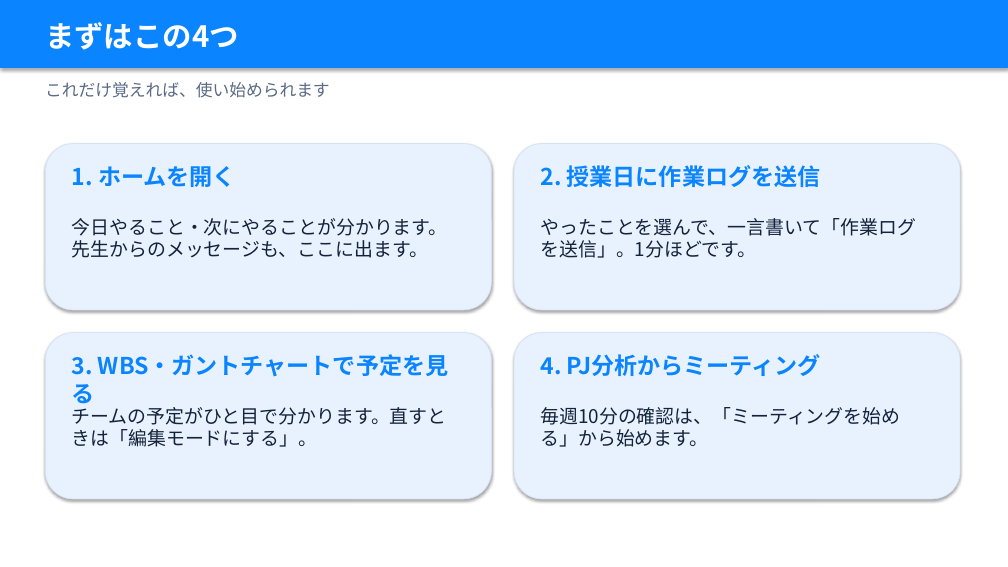
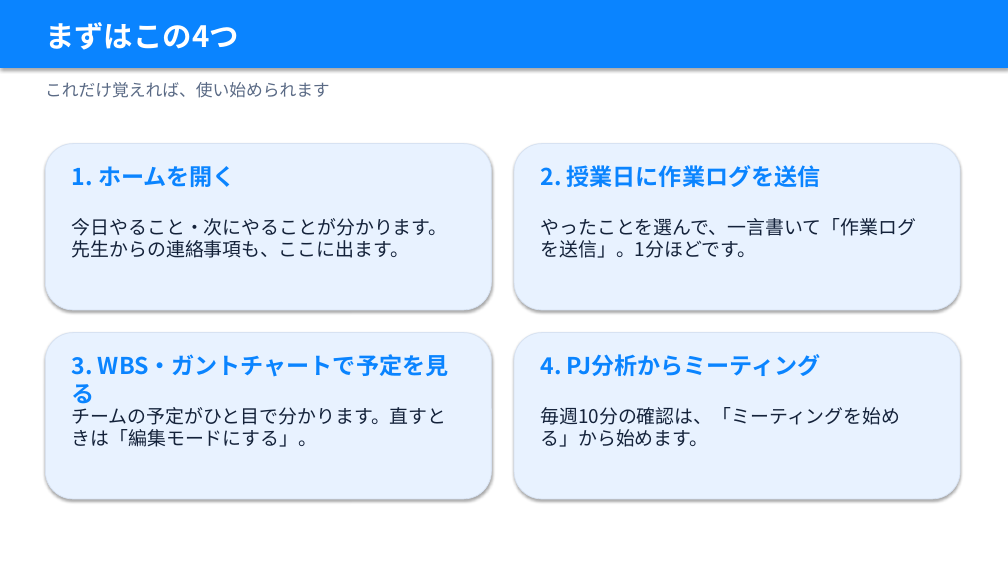
Before and after one commit to takky416-byte/sotsuken_pj_management, a slide deck: slide 2 of docs/manual/卒研PJ管理_説明資料_学生編.pptx. Drawn at 1008x567 pixels with LibreOffice and Linux fonts; fonts in the diff are those of the drawing. Boxes give left, top, right and bottom in pixels: in the first picture for what was removed or moved away, otherwise in the second. Text is boxed around its words. In the diff, an @@ line names an element or a change of style, - is before the commit and + after.

```diff
--- a/docs/manual/卒研PJ管理_説明資料_学生編.pptx
+++ b/docs/manual/卒研PJ管理_説明資料_学生編.pptx
@@ text at box(72, 218, 448, 258): text changed @@
-今日やること・次にやることが分かります。先生からのメッセージも、ここに出ます。
+今日やること・次にやることが分かります。先生からの連絡事項も、ここに出ます。
```
Also in this commit, not shown: 21 other slides changed, 4 slides removed, 19 other files.
